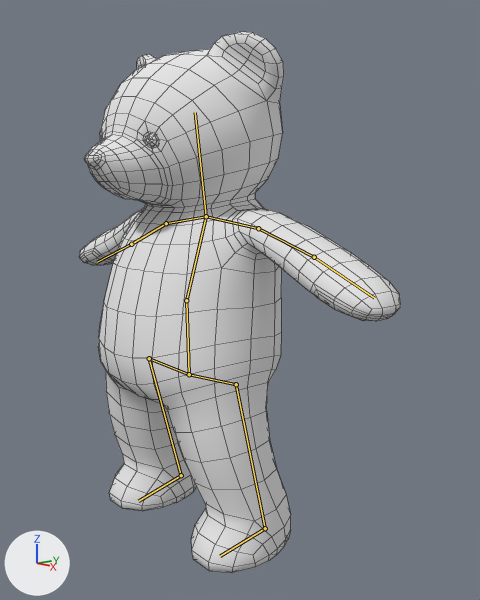
Before and after pictures for a commit that changed the Blender file TowerDefense/blender_files/nours_rebirth.blend.
Rendered twice from a 50 mm camera at (7.16, -5.1, 5.12) aimed at (0.56, 0.57, 3.5). Every picture has the same lights, and +X, +Y and +Z are marked at lower left. The bones that bend it are drawn over the model as lines. Mesh edges are drawn as thin lines.

Names of what the first picture shows: 'Teddy_Bear.001'.
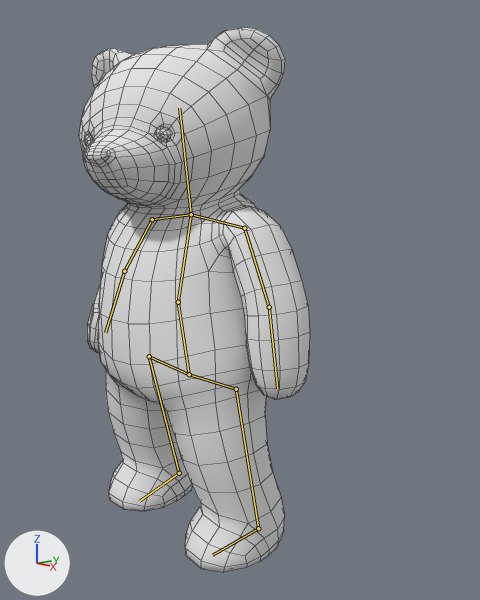
The newer file adds an action. The first version stands in its rest pose; the second is drawn at frame 37 of the action 'idle'.

What the commit changed:
Bone 'Bone' (bone_bone) turns from (0, 0, 0) to (7, 0, 2) degrees about its own x, y and z.
Bone 'Bone.001' (bone_bone_001) turns from (0, 0, 0) to (2, 1, -2) degrees about its own x, y and z.
Bone 'Bone.002' (bone_bone_002) turns from (0, 0, 0) to (0, 21, 7) degrees about its own x, y and z.
Bone 'Bone.012' (bone_bone_012) turns from (0, 0, 0) to (-41, 31, -4) degrees about its own x, y and z.
Bone 'Bone.013' (bone_bone_013) turns from (0, 0, 0) to (-20, -9, -3) degrees about its own x, y and z.
Bone 'Bone.009' (bone_bone_009) turns from (0, 0, 0) to (0, 4, 1) degrees about its own x, y and z.
Bone 'Bone.010' (bone_bone_010) turns from (0, 0, 0) to (-42, -8, -9) degrees about its own x, y and z.
Bone 'Bone.011' (bone_bone_011) turns from (0, 0, 0) to (-18, 5, 2) degrees about its own x, y and z.
Bone 'Bone.014' (bone_bone_014) turns from (0, 0, 0) to (1, 0, 0) degrees about its own x, y and z.
Bone 'Bone.019' (bone_bone_019) turns from (0, 0, 0) to (-2, -3, 5) degrees about its own x, y and z.
Bone 'Bone.015' (bone_bone_015) turns from (0, 0, 0) to (-4, 0, 0) degrees about its own x, y and z.
Bone 'Bone.018' (bone_bone_018) turns from (0, 0, 0) to (0, 0, -2) degrees about its own x, y and z.

Changed parts and their boxes [x1, y1, x2, y2] in the pictures (480 x 600 px):
'Teddy_Bear.001', posed (28% narrower): before [79, 32, 401, 573]; after [79, 27, 310, 572]
bone 'Bone', root to tip: before (189, 374) to (186, 300); after (189, 374) to (178, 302)
bone 'Bone.001', root to tip: before (186, 300) to (206, 216); after (178, 302) to (191, 214)
bone 'Bone.002', root to tip: before (206, 216) to (195, 112); after (191, 214) to (179, 108)
bone 'Bone.012', root to tip: before (166, 223) to (131, 244); after (152, 219) to (124, 271)
bone 'Bone.013', root to tip: before (131, 244) to (97, 262); after (124, 271) to (105, 332)
bone 'Bone.009', root to tip: before (206, 216) to (258, 228); after (191, 214) to (244, 228)
bone 'Bone.010', root to tip: before (258, 228) to (314, 257); after (244, 228) to (269, 307)
bone 'Bone.011', root to tip: before (314, 257) to (374, 298); after (269, 307) to (277, 388)
bone 'Bone.014', root to tip: before (189, 374) to (149, 358); after (189, 374) to (149, 356)
bone 'Bone.019', root to tip: before (181, 475) to (138, 501); after (179, 473) to (139, 501)
bone 'Bone.015', root to tip: before (189, 374) to (236, 384); after (189, 374) to (236, 389)
bone 'Bone.018', root to tip: before (265, 528) to (220, 556); after (258, 528) to (212, 555)
